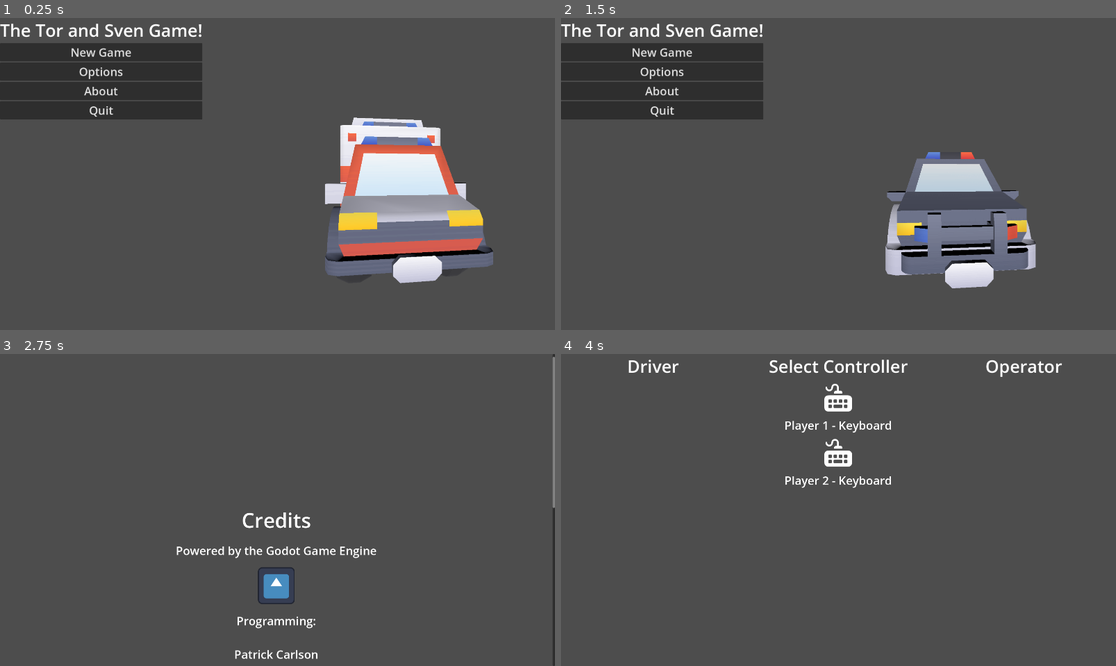
Above: before the commit, frames 1-4 (two rows, left to right).
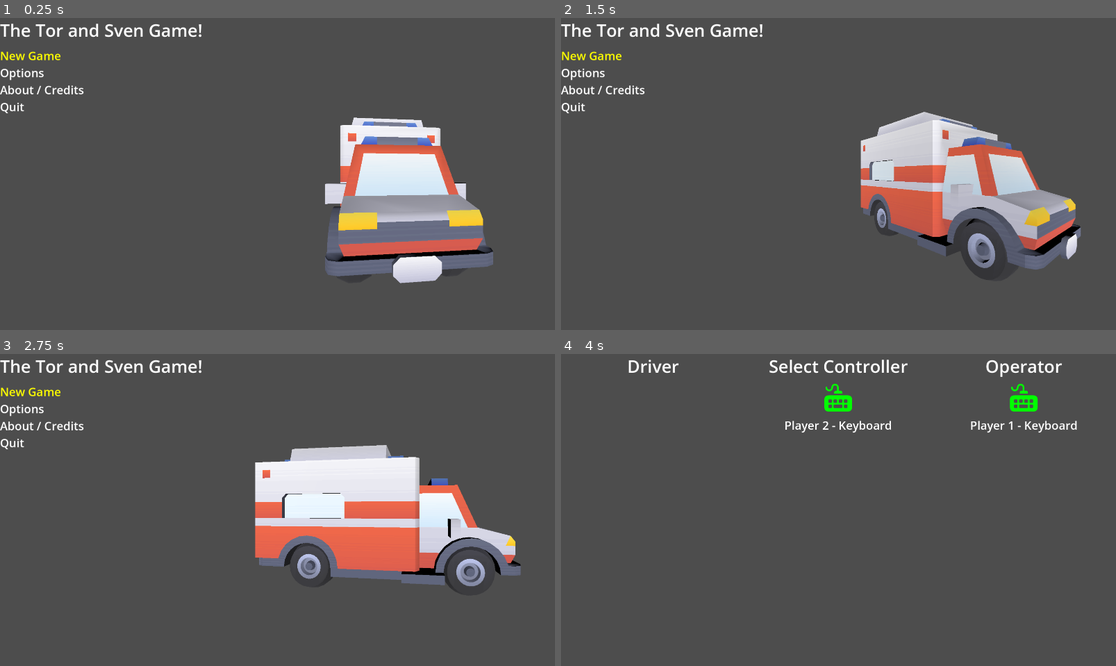
Above: after the commit, the same moments.

Repository: firefly2442/godot-tor-sven-game
Game: Godot game, scene res://scenes/Main.tscn
The game is run twice, just before and just after one commit, with the same random seed, the same clock (stepped at 60 frames per second) and the same inputs. The engine's default icon, where the game draws it, is replaced by a stand-in: a white triangle on a blue panel in a dark square.
Inputs (mouse positions are in pixels of both pictures, inside the frame that each line leads up to):
- Up to frame 1 (0.25 s): no input
- Up to frame 2 (1.5 s): click (660, 71) at 0.5 s, where only the run before the commit has a clickable "Options"; click (583, 186) at 1.25 s, where only the run before the commit has a clickable "Cancel"
- Up to frame 3 (2.75 s): click (99, 425) at 2 s, where only the run before the commit has a clickable "About"
- Up to frame 4 (4 s): tap Enter (action_p2) at 2.75, 3.05 s; hold B (right_p1) 2.78-3.5 s; hold E (action_p1) 2.78-3.5 s; click (660, 388) at 3.5 s, where only the run before the commit has a clickable "New Game"

The runs differ from the first frame. In frame 1, 8.3% of the frame differs, in the area x 0-37%, y 8-33%; in frame 2, 23%, in the area x 0-94%, y 8-87%; in frame 3, 18%; in frame 4, 1.2%.

Commit message:
feat: move controller init to main and make main menu accessible by controller

Diff:
--- a/scenes/MainMenu.tscn
+++ b/scenes/MainMenu.tscn
@@ -15,28 +15,33 @@
 
 [node name="VBoxContainer" type="VBoxContainer" parent="MarginContainer/HBoxContainer"]
 layout_mode = 2
+theme_override_constants/separation = 20
 
 [node name="Title" type="Label" parent="MarginContainer/HBoxContainer/VBoxContainer"]
 layout_mode = 2
 theme_override_font_sizes/font_size = 60
 text = "The Tor and Sven Game!"
 
-[node name="NewGame_btn" type="Button" parent="MarginContainer/HBoxContainer/VBoxContainer"]
+[node name="MenuContainer" type="VBoxContainer" parent="MarginContainer/HBoxContainer/VBoxContainer"]
+unique_name_in_owner = true
+layout_mode = 2
+
+[node name="NewGameLabel" type="Label" parent="MarginContainer/HBoxContainer/VBoxContainer/MenuContainer"]
 layout_mode = 2
 theme_override_font_sizes/font_size = 40
 text = "New Game"
 
-[node name="Options_btn" type="Button" parent="MarginContainer/HBoxContainer/VBoxContainer"]
+[node name="OptionsLabel" type="Label" parent="MarginContainer/HBoxContainer/VBoxContainer/MenuContainer"]
 layout_mode = 2
 theme_override_font_sizes/font_size = 40
 text = "Options"
 
-[node name="About_btn" type="Button" parent="MarginContainer/HBoxContainer/VBoxContainer"]
+[node name="AboutLabel" type="Label" parent="MarginContainer/HBoxContainer/VBoxContainer/MenuContainer"]
 layout_mode = 2
 theme_override_font_sizes/font_size = 40
-text = "About"
+text = "About / Credits"
 
-[node name="Quit_btn" type="Button" parent="MarginContainer/HBoxContainer/VBoxContainer"]
+[node name="QuitLabel" type="Label" parent="MarginContainer/HBoxContainer/VBoxContainer/MenuContainer"]
 layout_mode = 2
 theme_override_font_sizes/font_size = 40
 text = "Quit"
@@ -64,8 +69,3 @@
 
 [node name="GLBModel" type="Node3D" parent="MarginContainer/HBoxContainer/SubViewportContainer/SubViewport/RotateModel"]
 unique_name_in_owner = true
-
-[connection signal="pressed" from="MarginContainer/HBoxContainer/VBoxContainer/NewGame_btn" to="." method="_on_new_game_btn_pressed"]
-[connection signal="pressed" from="MarginContainer/HBoxContainer/VBoxContainer/Options_btn" to="." method="_on_options_btn_pressed"]
-[connection signal="pressed" from="MarginContainer/HBoxContainer/VBoxContainer/About_btn" to="." method="_on_about_btn_pressed"]
-[connection signal="pressed" from="MarginContainer/HBoxContainer/VBoxContainer/Quit_btn" to="." method="_on_quit_btn_pressed"]
--- a/scripts/Main.gd
+++ b/scripts/Main.gd
@@ -2,4 +2,67 @@
 
 
 func _ready() -> void:
+	var connected_pads = Input.get_connected_joypads()
+
+	# Setup input for Player 1 (Controller 0)
+	if connected_pads.has(0):
+		_add_controller_input("p1", 0)
+	# Setup input for Player 2 (Controller 1)
+	if connected_pads.has(1):
+		_add_controller_input("p2", 1)
+
 	SceneSwitcher.switch_scene("uid://bky45hik6v0r0") # Main Menu
+
+
+func _add_controller_input(player_prefix: String, device_id: int) -> void:
+	var actions = {
+		"left": {
+			"type": "axis",
+			"axis": JOY_AXIS_LEFT_X,
+			"axis_value": -1.0
+		},
+		"right": {
+			"type": "axis",
+			"axis": JOY_AXIS_LEFT_X,
+			"axis_value": 1.0
+		},
+		"up": {
+			"type": "axis",
+			"axis": JOY_AXIS_LEFT_Y,
+			"axis_value": -1.0
+		},
+		"down": {
+			"type": "axis",
+			"axis": JOY_AXIS_LEFT_Y,
+			"axis_value": 1.0
+		},
+		"action": {
+			"type": "button",
+			"button_index": JOY_BUTTON_A  # A button on Xbox controller
+		},
+		"back": {
+			"type": "button",
+			"button_index": JOY_BUTTON_B  # B button on Xbox controller
+		}
+	}
+
+	for action_name in actions.keys():
+		var input_action = "%s_%s" % [action_name, player_prefix]
+
+		# Clear old mappings to avoid duplicates
+		#InputMap.action_erase_events(input_action)
+
+		var config = actions[action_name]
+
+		if config.type == "button":
+			var event = InputEventJoypadButton.new()
+			event.device = device_id
+			event.button_index = config.button_index
+			InputMap.action_add_event(input_action, event)
+
+		elif config.type == "axis":
+			var event = InputEventJoypadMotion.new()
+			event.device = device_id
+			event.axis = config.axis
+			event.axis_value = config.axis_value
+			InputMap.action_add_event(input_action, event)
--- a/scripts/MainMenu.gd
+++ b/scripts/MainMenu.gd
@@ -1,8 +1,9 @@
 extends Node2D
 
 @export var rotation_speed: float = 30.0  # Degrees per second
-
-var model_list: Array = ["ambulance", "garbage-truck", "police", "tractor", "truck", "firetruck"]
+@onready var menuitems: Array[Node] = $%MenuContainer.get_children()
+var selected_index: int = 0
+var model_list: Array[String] = ["ambulance", "garbage-truck", "police", "tractor", "truck", "firetruck"]
 
 func _ready():
 	randomize()  # Ensures different results each run
@@ -13,18 +14,36 @@
 		var glb_instance = glb_resource.instantiate()
 		%GLBModel.add_child(glb_instance)
 
-func _on_quit_btn_pressed() -> void:
-	# quit the game
-	get_tree().quit()
-
-func _on_new_game_btn_pressed() -> void:
-	SceneSwitcher.switch_scene("uid://di0q3ok3ocsaj") # New Game
-
-func _on_options_btn_pressed() -> void:
-	SceneSwitcher.switch_scene("uid://b35ghe84mnrs") # Options
-
-func _on_about_btn_pressed() -> void:
-	SceneSwitcher.switch_scene("uid://bksrdmi7ug4ve") # About
+	update_selection()
 
 func _process(delta) -> void:
 	%GLBModel.rotate_y(deg_to_rad(rotation_speed * delta))
+
+func _unhandled_input(event):
+	if event.is_action_pressed("down_p1") or event.is_action_pressed("down_p2"):
+		selected_index = (selected_index + 1) % menuitems.size()
+		update_selection()
+	elif event.is_action_pressed("up_p1") or event.is_action_pressed("up_p2"):
+		selected_index = (selected_index - 1 + menuitems.size()) % menuitems.size()
+		update_selection()
+	elif event.is_action_pressed("action_p1") or event.is_action_pressed("action_p2"):
+		_on_item_selected(selected_index)
+
+func update_selection():
+	for i in range(menuitems.size()):
+		var item: Node = menuitems[i]
+		if i == selected_index:
+			item.modulate = Color.YELLOW
+		else:
+			item.modulate = Color.WHITE
+
+func _on_item_selected(index):
+	if index == 0:
+			SceneSwitcher.switch_scene("uid://di0q3ok3ocsaj") # New Game
+	elif index == 1:
+		SceneSwitcher.switch_scene("uid://b35ghe84mnrs") # Options
+	elif index == 2:
+		SceneSwitcher.switch_scene("uid://bksrdmi7ug4ve") # About
+	elif index == 3:
+		# quit the game
+		get_tree().quit()
--- a/scripts/NewGameSetup.gd
+++ b/scripts/NewGameSetup.gd
@@ -25,23 +25,17 @@
 		$%Player2.texture = load("res://images/ui/keyboard.png")
 		$%Player2Label.text = "Player 2 - Keyboard"
 	elif connected_pads.size() == 1:
-		$%Player1.texture = load("res://images/ui/keyboard.png")
-		$%Player1Label.text = "Player 1 - Keyboard"
-		$%Player2.texture = load("res://images/ui/controller.png")
-		$%Player2Label.text = "Player 2 - Controller"
+		$%Player1.texture = load("res://images/ui/controller.png")
+		$%Player1Label.text = "Player 1 - Controller"
+		$%Player2.texture = load("res://images/ui/keyboard.png")
+		$%Player2Label.text = "Player 2 - Keyboard"
 	elif connected_pads.size() >= 2:
 		$%Player1.texture = load("res://images/ui/controller.png")
 		$%Player1Label.text = "Player 1 - Controller"
 		$%Player2.texture = load("res://images/ui/controller.png")
 		$%Player2Label.text = "Player 2 - Controller"
 
-	# Setup input for Player 1 (Controller 0)
-	if connected_pads.has(0):
-		_add_controller_input("p1", 0)
 
-	# Setup input for Player 2 (Controller 1)
-	if connected_pads.has(1):
-		_add_controller_input("p2", 1)
 
 func _process(delta: float) -> void:
 	if player1_ready and player2_ready and ((Utility.player1_selected == "Operator" and Utility.player2_selected == "Driver") or (Utility.player1_selected == "Driver" and Utility.player2_selected == "Operator")):
@@ -93,57 +87,3 @@
 	if Input.is_action_just_pressed("back_p2"):
 		player2_ready = false
 		player2_label.modulate = Color(1,0,0,1) # red
-
-
-func _add_controller_input(player_prefix: String, device_id: int) -> void:
-	var actions = {
-		"left": {
-			"type": "axis",
-			"axis": JOY_AXIS_LEFT_X,
-			"axis_value": -1.0
-		},
-		"right": {
-			"type": "axis",
-			"axis": JOY_AXIS_LEFT_X,
-			"axis_value": 1.0
-		},
-		"up": {
-			"type": "axis",
-			"axis": JOY_AXIS_LEFT_Y,
-			"axis_value": -1.0
-		},
-		"down": {
-			"type": "axis",
-			"axis": JOY_AXIS_LEFT_Y,
-			"axis_value": 1.0
-		},
-		"action": {
-			"type": "button",
-			"button_index": JOY_BUTTON_A  # A button on Xbox controller
-		},
-		"back": {
-			"type": "button",
-			"button_index": JOY_BUTTON_B  # B button on Xbox controller
-		}
-	}
-
-	for action_name in actions.keys():
-		var input_action = "%s_%s" % [action_name, player_prefix]
-
-		# Clear old mappings to avoid duplicates
-		#InputMap.action_erase_events(input_action)
-
-		var config = actions[action_name]
-
-		if config.type == "button":
-			var event = InputEventJoypadButton.new()
-			event.device = device_id
-			event.button_index = config.button_index
-			InputMap.action_add_event(input_action, event)
-
-		elif config.type == "axis":
-			var event = InputEventJoypadMotion.new()
-			event.device = device_id
-			event.axis = config.axis
-			event.axis_value = config.axis_value
-			InputMap.action_add_event(input_action, event)
